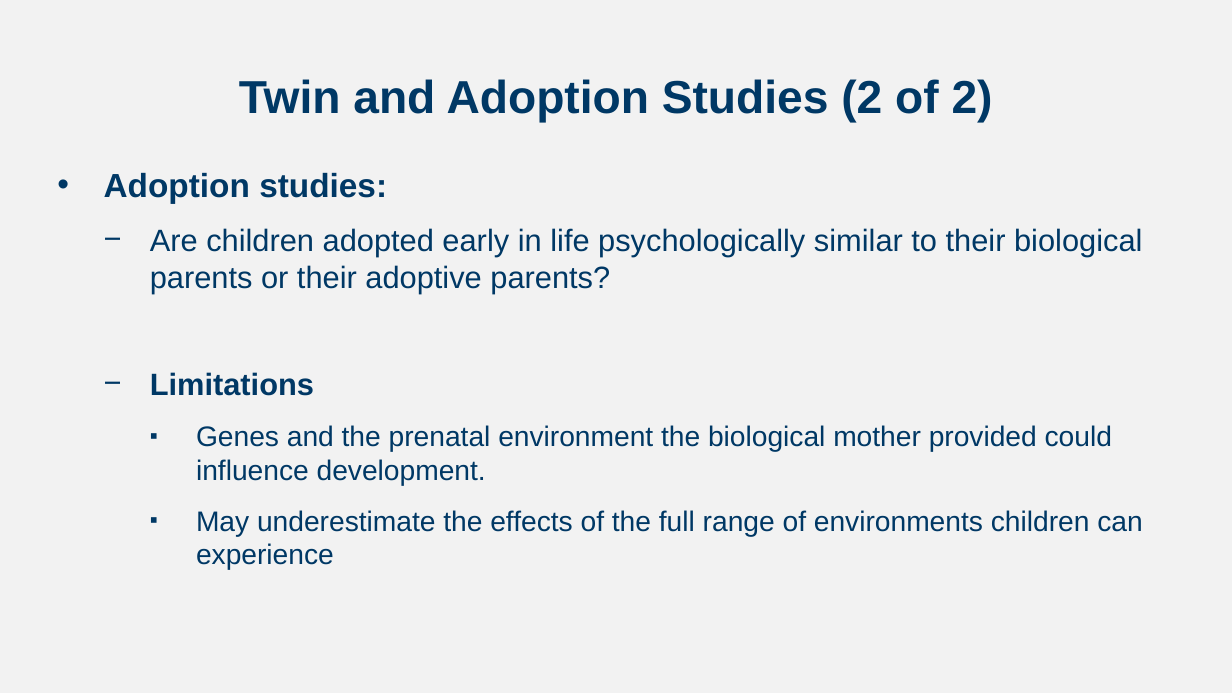
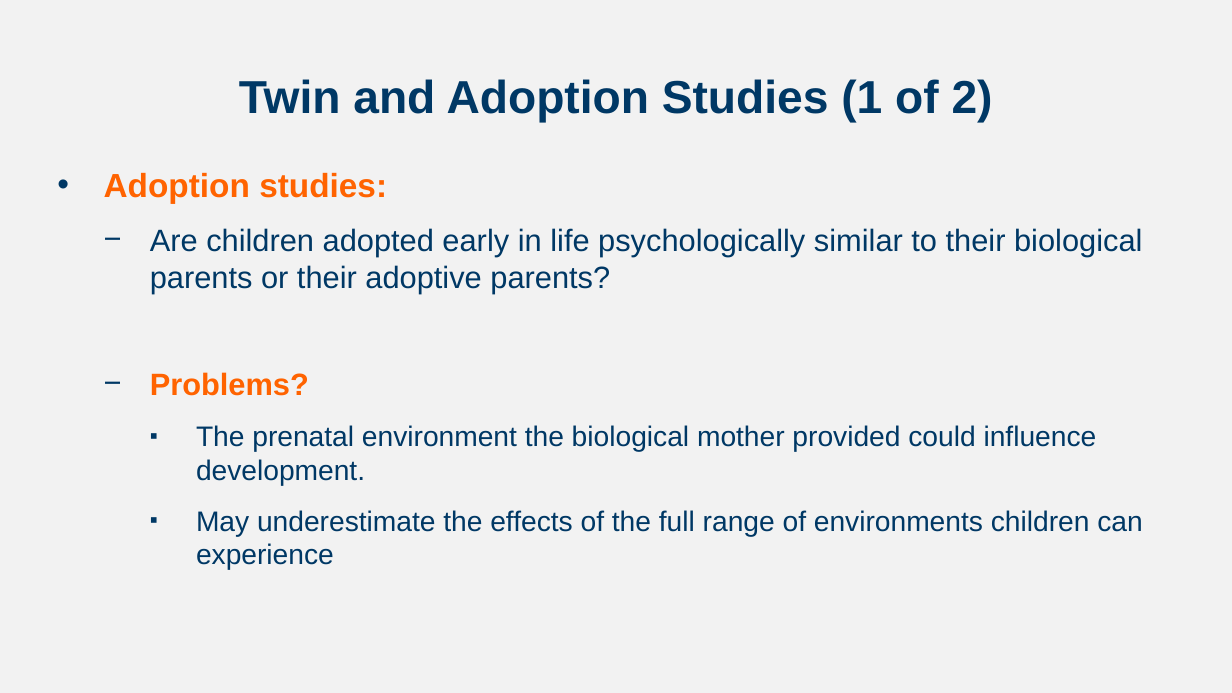
Before and after one commit to npm27/Teaching-Materials, a slide deck: slide 17 of Developmental Fall 23/Slides/Chapter 2.pptx (slide 22 before the commit). Drawn at 1232x693 pixels with LibreOffice and Linux fonts; fonts in the diff are those of the drawing. Boxes give left, top, right and bottom in pixels: in the first picture for what was removed or moved away, otherwise in the second. Text is boxed around its words. In the diff, an @@ line names an element or a change of style, - is before the commit and + after.

```diff
--- a/Developmental Fall 23/Slides/Chapter 2.pptx
+++ b/Developmental Fall 23/Slides/Chapter 2.pptx
@@ title at bbox=[239, 79, 993, 123]: text changed @@
-Twin and Adoption Studies (2 of 2)
+Twin and Adoption Studies (1 of 2)
@@ text at bbox=[104, 172, 387, 203]: text colour #003865 to #FF6300 in "Adoption studies:" @@
@@ text at bbox=[150, 372, 1097, 486]: text changed @@
-  − Limitations
-    ▪ Genes and the prenatal environment the biological mother provided could influence development.
+  − Problems?
+    ▪ The prenatal environment the biological mother provided could influence development.
```
Also in this commit, not shown: 17 other slides changed, 7 slides added, 1 slide removed, 4 other files.
